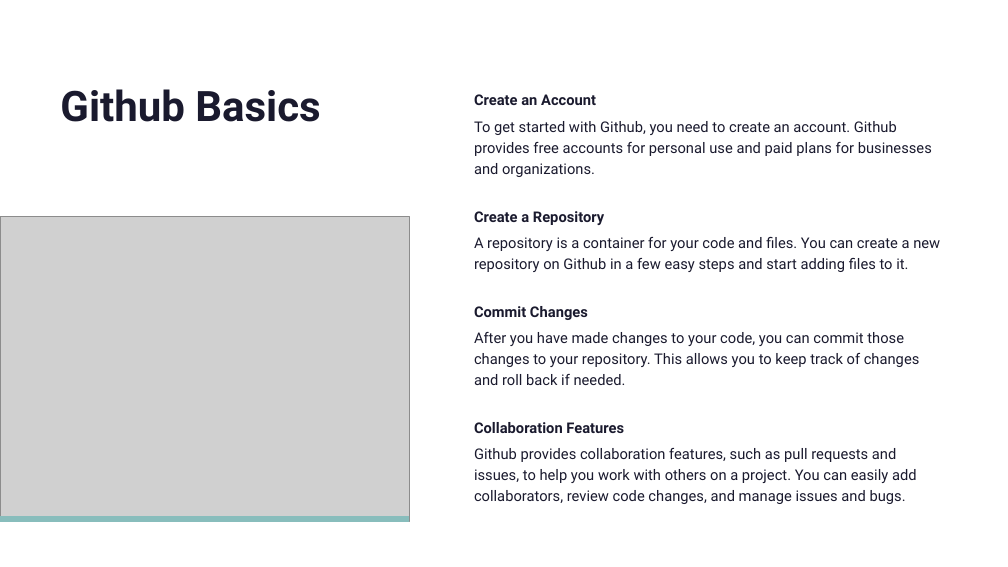
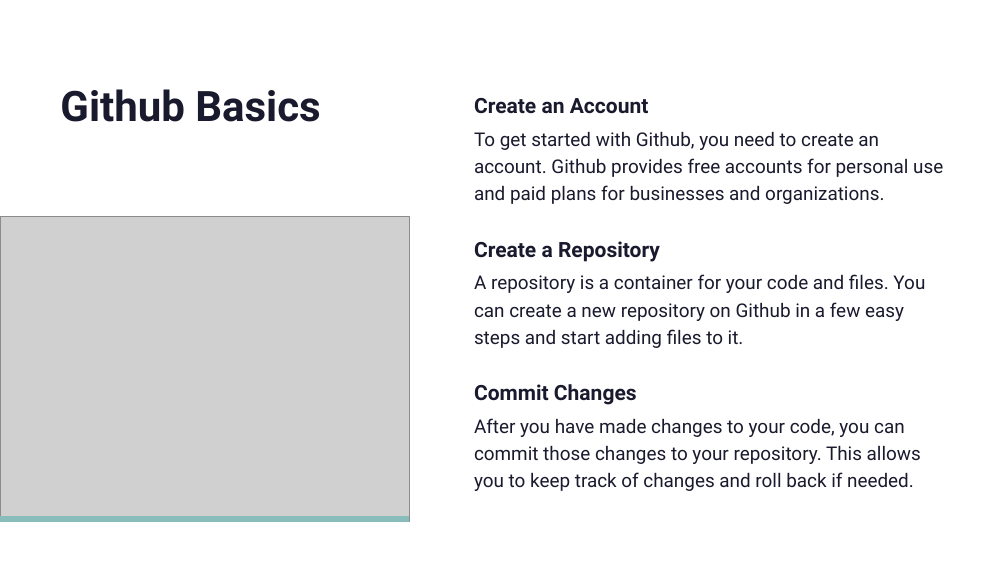
Before and after one commit to gregheffner/GitHub_class, a slide deck: slide 4 of GitHubTraining.pptx. Drawn at 1008x567 pixels with LibreOffice and Linux fonts; fonts in the diff are those of the drawing; grey boxes stand for pictures. Boxes give left, top, right and bottom in pixels: in the first picture for what was removed or moved away, otherwise in the second. Text is boxed around its words. In the diff, an @@ line names an element or a change of style, - is before the commit and + after.

```diff
--- a/GitHubTraining.pptx
+++ b/GitHubTraining.pptx
@@ text "Create an Account" at [474,98,943,491]: size 14 to 20 pt in "Create an Account", "Create a Repository", "Commit Changes"; size 14 to 18 pt in "To get started with Github, you need ...", "A repository is a container for your ...", "After you have made changes to your ..." @@
@@ text at [474,422,917,504]: paragraphs removed @@
-Collaboration Features
-  Github provides collaboration features, such as pull requests and issues, to help you work with others on a project. You can easily add collaborators, review code changes, and manage issues and bugs.
```
Also in this commit, not shown: 4 other slides changed, 1 slide added.
